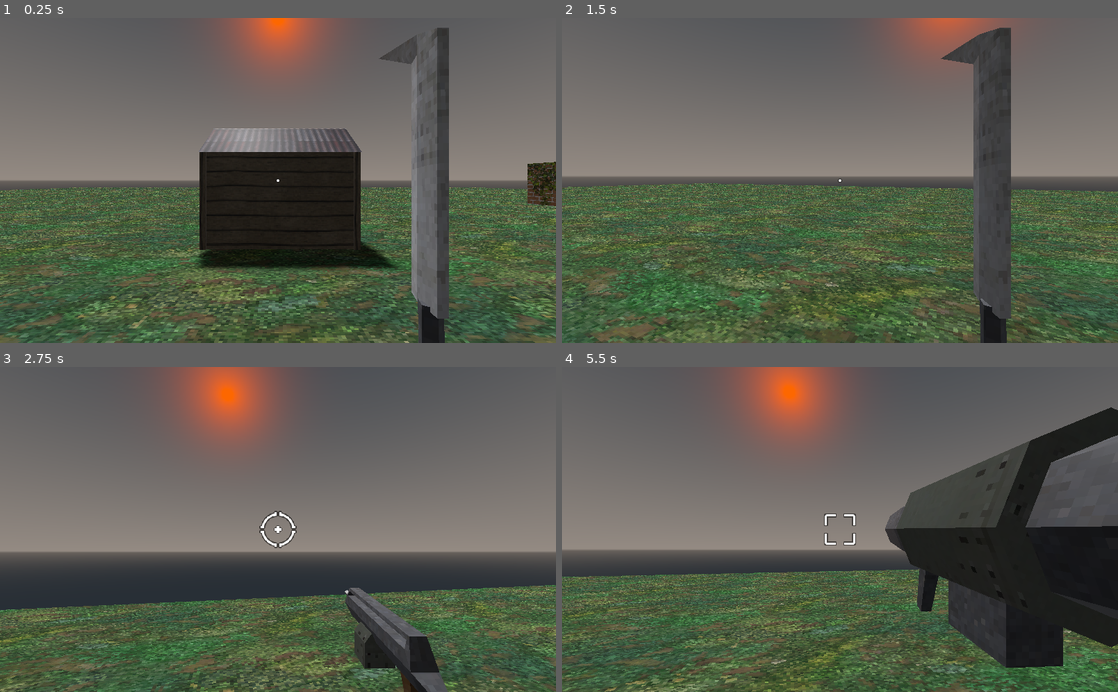
Above: before the commit, frames 1-4 (two rows, left to right).
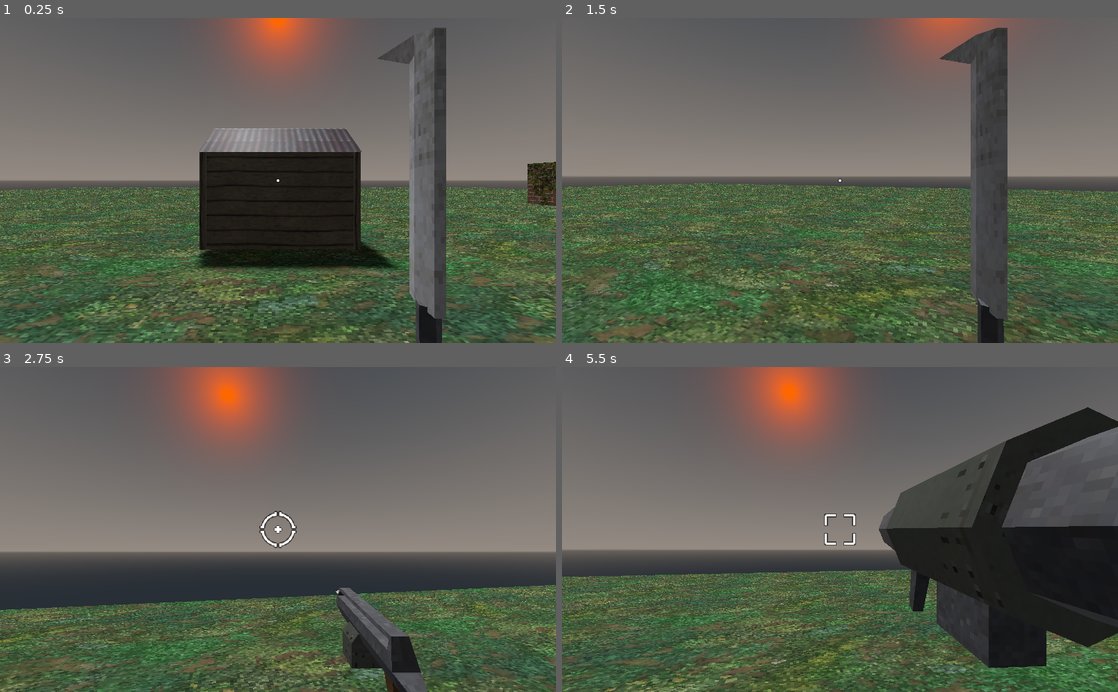
Above: after the commit, the same moments.

Repository: ikilinc1/-Godot-Engine-Retro-3D-FPS
Game: Godot game, scene res://World.tscn
The game is run twice, just before and just after one commit, with the same random seed, the same clock (stepped at 60 frames per second) and the same inputs.
Inputs (mouse positions are in pixels of both pictures, inside the frame that each line leads up to):
- Up to frame 1 (0.25 s): no input
- Up to frame 2 (1.5 s): tap Enter at 0.5 s; move the mouse to (867, 180) at 0.52 s; press the mouse at (867, 180) at 0.53 s; hold W (move_forwards) from 0.53 s (still down); tap Space (jump) at 0.77 s; move the mouse to (812, 180) at 1.27 s; release the mouse at (812, 180) at 1.28 s; tap 1 at 1.35 s
- Up to frame 3 (2.75 s): keep holding W (move_forwards); tap Space (jump) at 1.52 s; move the mouse to (289, 523) at 2.02 s; tap 2 at 2.1 s
- Up to frame 4 (5.5 s): keep holding W (move_forwards); move the mouse to (834, 536) at 2.77 s; tap 3 at 2.85 s; tap Space (jump) at 3.02, 3.77, 4.52 s; tap R (restart) at 3.5 s; move the mouse to (878, 532) at 3.52 s; tap 4 at 3.6 s; move the mouse to (795, 526) at 4.27 s; tap 5 at 4.35 s; move the mouse to (845, 529) at 5.02 s; tap 6 at 5.1 s

The runs differ from the first frame. In frame 1, 1.3% of the frame differs, in the area x 67-81%, y 2-100%; in frame 2, 0.9%; in frame 3, 2.5%; in frame 4, 5.6%, in the area x 57-100%, y 12-93%.

Commit message:
added movement animation to weapons

Diff:
--- a/Retro-3D-FPS/characters/player/Player.tscn
+++ b/Retro-3D-FPS/characters/player/Player.tscn
@@ -345,6 +345,53 @@
 "values": [ Vector3( 0, 0, 0 ) ]
 }
 
+[sub_resource type="Animation" id=14]
+length = 0.001
+tracks/0/type = "value"
+tracks/0/path = NodePath("Weapons:translation")
+tracks/0/interp = 1
+tracks/0/loop_wrap = true
+tracks/0/imported = false
+tracks/0/enabled = true
+tracks/0/keys = {
+"times": PoolRealArray( 0 ),
+"transitions": PoolRealArray( 1 ),
+"update": 0,
+"values": [ Vector3( 0, 0, 0 ) ]
+}
+
+[sub_resource type="Animation" id=15]
+resource_name = "idle"
+loop = true
+tracks/0/type = "value"
+tracks/0/path = NodePath("Weapons:translation")
+tracks/0/interp = 1
+tracks/0/loop_wrap = true
+tracks/0/imported = false
+tracks/0/enabled = true
+tracks/0/keys = {
+"times": PoolRealArray( 0 ),
+"transitions": PoolRealArray( 1 ),
+"update": 0,
+"values": [ Vector3( 0, 0, 0 ) ]
+}
+
+[sub_resource type="Animation" id=16]
+resource_name = "moving"
+loop = true
+tracks/0/type = "value"
+tracks/0/path = NodePath("Weapons:translation")
+tracks/0/interp = 1
+tracks/0/loop_wrap = true
+tracks/0/imported = false
+tracks/0/enabled = true
+tracks/0/keys = {
+"times": PoolRealArray( 0, 0.5 ),
+"transitions": PoolRealArray( 1, 1 ),
+"update": 0,
+"values": [ Vector3( 0, 0, 0 ), Vector3( -0.015, 0, 0 ) ]
+}
+
 [node name="Player" type="KinematicBody"]
 collision_layer = 6
 collision_mask = 3
@@ -537,6 +584,12 @@
 margin_bottom = 36.0
 texture = ExtResource( 18 )
 
+[node name="AnimationPlayer" type="AnimationPlayer" parent="Camera/WeaponManager"]
+autoplay = "idle"
+anims/RESET = SubResource( 14 )
+anims/idle = SubResource( 15 )
+anims/moving = SubResource( 16 )
+
 [node name="FirePoint" type="Spatial" parent="Camera"]
 transform = Transform( 1, 0, 0, 0, 1, 0, 0, 0, 1, 0, 0, -0.135601 )
 
@@ -553,4 +606,5 @@
 [connection signal="fired" from="Camera/WeaponManager/Weapons/MachineGun" to="Camera/WeaponManager/Weapons/MachineGun/Graphics/MuzzleFlash" method="flash"]
 [connection signal="fired" from="Camera/WeaponManager/Weapons/Shotgun" to="Camera/WeaponManager/Weapons/Shotgun/Graphics/MuzzleFlash" method="flash"]
 [connection signal="fired" from="Camera/WeaponManager/Weapons/RocketLauncher" to="Camera/WeaponManager/Weapons/RocketLauncher/Graphics/MuzzleFlash" method="flash"]
+[connection signal="movement_info" from="CharacterMover" to="Camera/WeaponManager" method="update_animation"]
 [connection signal="timeout" from="Timer" to="." method="hurt" binds= [ 5, Vector3( 0, 0, 0 ) ]]
--- a/Retro-3D-FPS/characters/player/WeaponManager.gd
+++ b/Retro-3D-FPS/characters/player/WeaponManager.gd
@@ -8,6 +8,7 @@
 	WEAPON_SLOTS.ROCKET_LAUNCHER: true,
 }
 
+onready var anim_player = $AnimationPlayer
 onready var weapons = $Weapons.get_children()
 var cur_slot = 0
 var cur_weapon = null
@@ -61,3 +62,10 @@
 			weapon.set_inactive()
 		else:
 			weapon.hide()
+
+func update_animation(velocity: Vector3, grounded: bool):
+	if cur_weapon.has_method("is_idle") and !cur_weapon.is_idle():
+		anim_player.play("idle")
+	if !grounded or velocity.length() < 15:
+		anim_player.play("idle", 0.05)
+	anim_player.play("moving")
--- a/Retro-3D-FPS/weapons/Weapon.gd
+++ b/Retro-3D-FPS/weapons/Weapon.gd
@@ -71,3 +71,6 @@
 	anim_player.play("idle")
 	hide()
 	$Crosshair.hide()
+
+func is_idle():
+	return !anim_player.is_playing() or anim_player.current_animation == "idle"
Not shown: 1 places in Retro-3D-FPS/characters/player/Player.tscn that only renumber resources
